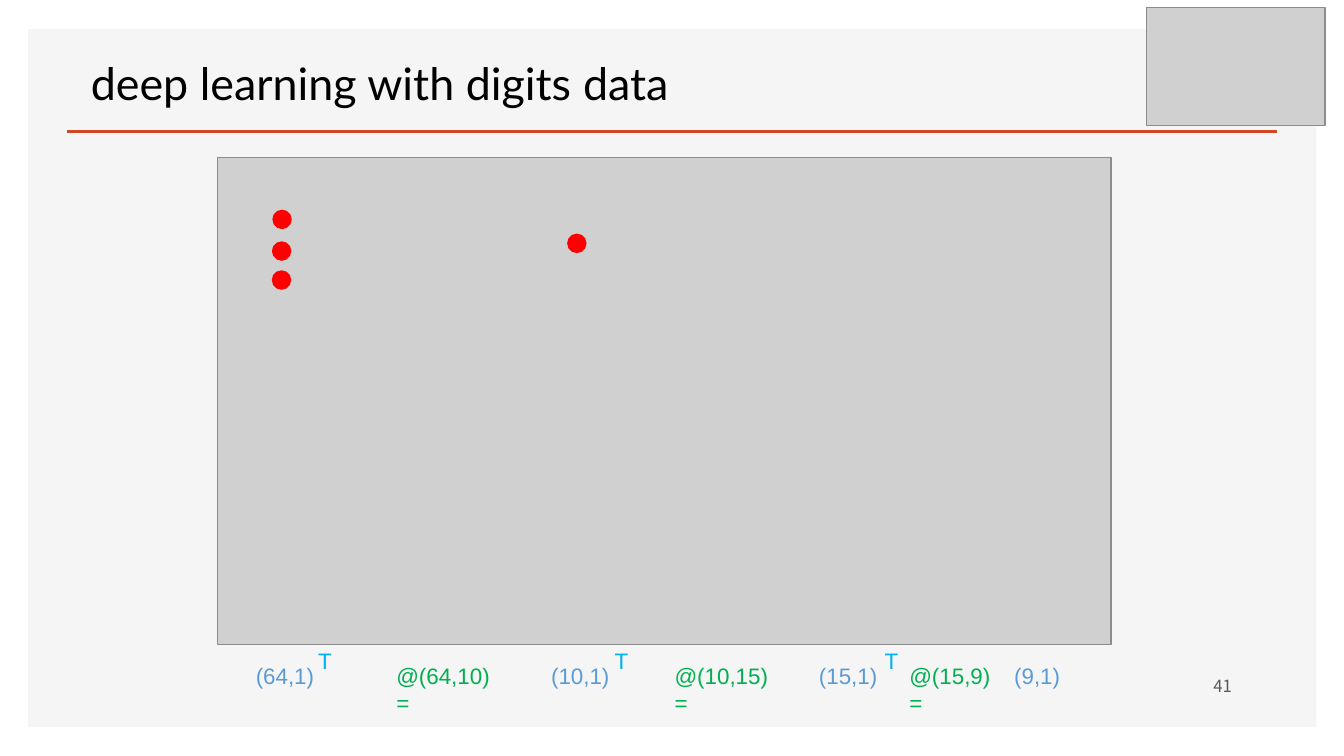
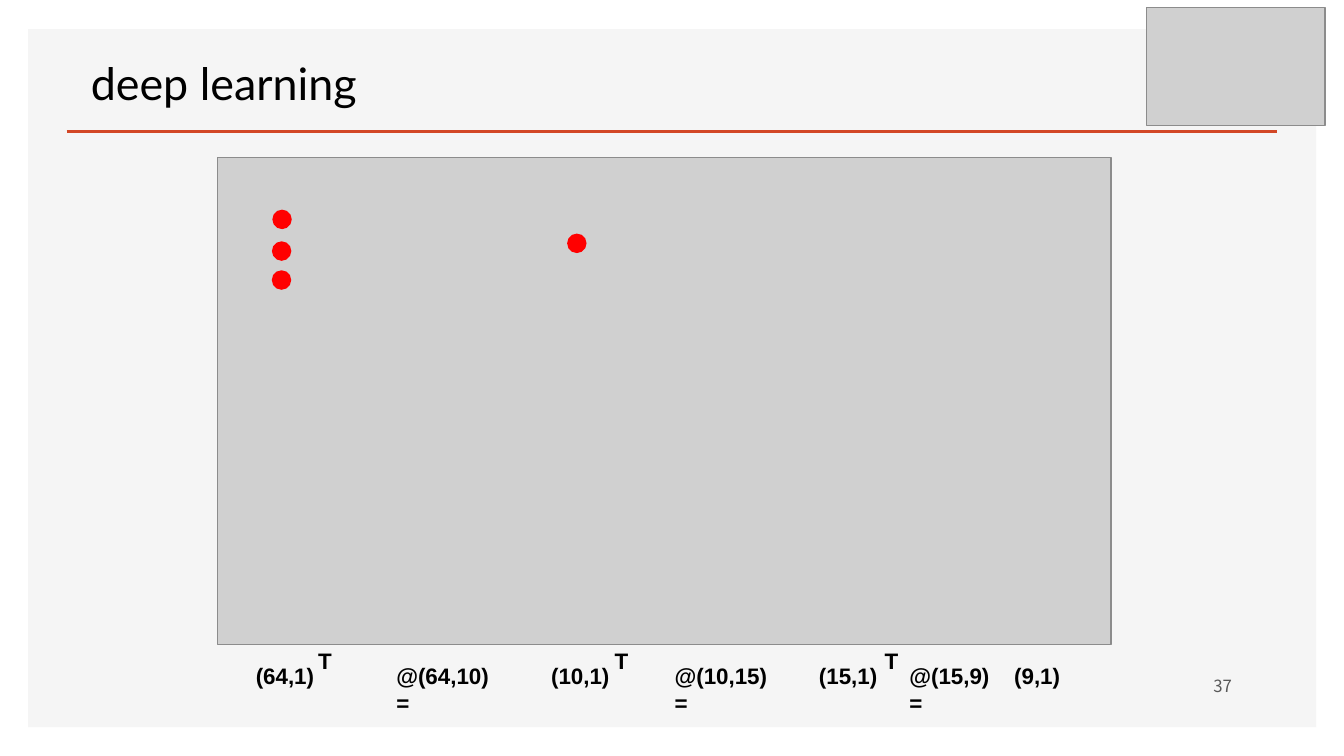
Before and after one commit to ancestor9/mathematics-for-machine-learning, a slide deck: slide 37 of Linear_Algebra/w4_Perceptron_Regression.pptx (slide 41 before the commit). Drawn at 1344x756 pixels with LibreOffice and Linux fonts; fonts in the diff are those of the drawing; grey boxes stand for pictures; background and template pictures are left out. Boxes give left, top, right and bottom in pixels: in the first picture for what was removed or moved away, otherwise in the second. Text is boxed around its words. In the diff, an @@ line names an element or a change of style, - is before the commit and + after.

```diff
--- a/Linear_Algebra/w4_Perceptron_Regression.pptx
+++ b/Linear_Algebra/w4_Perceptron_Regression.pptx
@@ text at (91, 67, 357, 109): text changed @@
-deep learning with digits data
+deep learning
@@ text colour #00B0F0 to #000000, bold on in 3 elements at (318, 653, 332, 669), (615, 653, 629, 669), (885, 653, 899, 669) @@
@@ text colour #00B050 to #000000, bold on in 3 elements at (396, 667, 489, 689), (675, 667, 768, 689), (909, 667, 989, 689) @@
@@ text colour #5B9BD5 to #000000, bold on in 4 elements at (256, 667, 314, 689), (551, 667, 609, 689), (819, 667, 877, 689), (1014, 667, 1060, 689) @@
@@ page number at (1213, 679, 1232, 692): text changed @@
-41
+37
```
Also in this commit, not shown: 14 other slides changed, 7 slides added, 21 slides removed.
